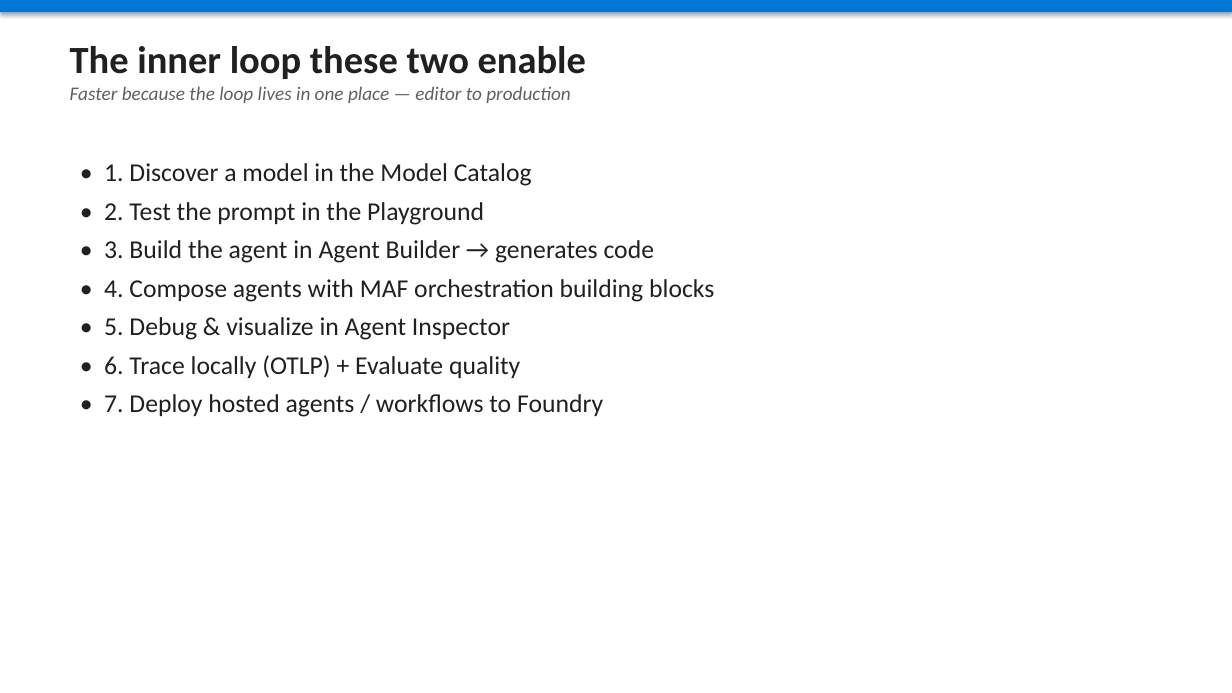
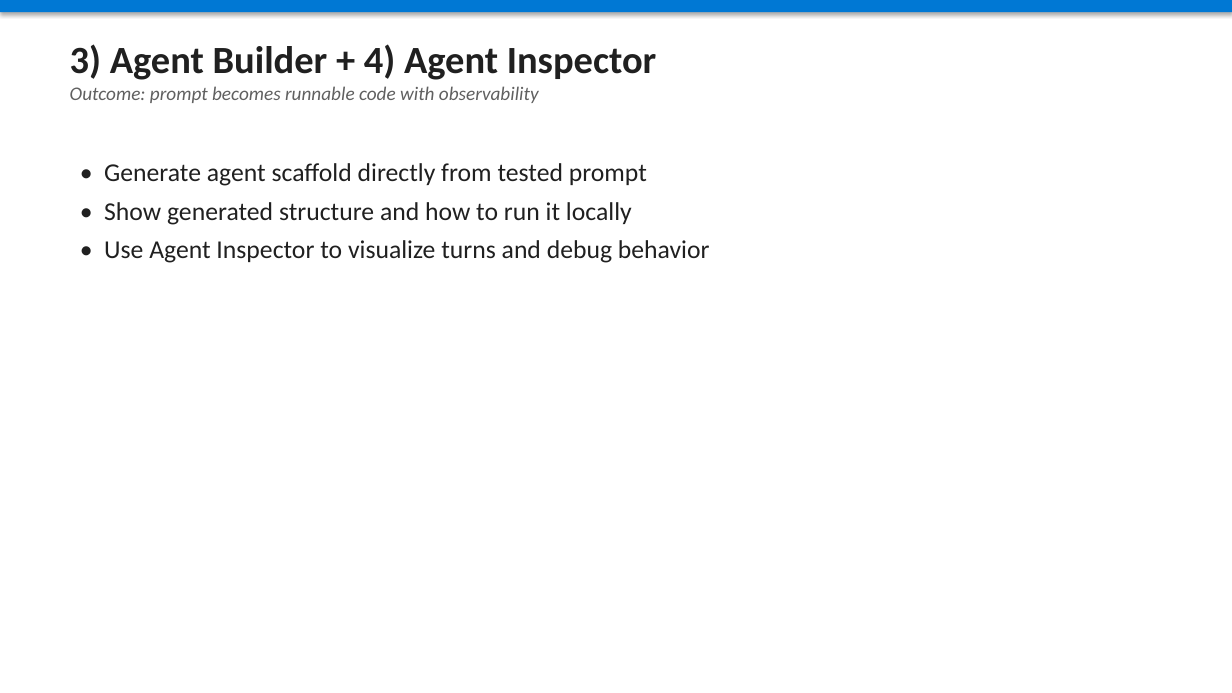
Before and after one commit to hkaanturgut/agent-framework-foundry-demo, a slide deck: slide 7 of deck/Build2026-Recap-Agents.pptx (slide 14 before the commit). Drawn at 1232x693 pixels with LibreOffice and Linux fonts; fonts in the diff are those of the drawing. Boxes give left, top, right and bottom in pixels: in the first picture for what was removed or moved away, otherwise in the second. Text is boxed around its words. In the diff, an @@ line names an element or a change of style, - is before the commit and + after.

```diff
--- a/deck/Build2026-Recap-Agents.pptx
+++ b/deck/Build2026-Recap-Agents.pptx
@@ text at [70,44,657,103]: text changed @@
-The inner loop these two enable
-Faster because the loop lives in one place — editor to production
+3) Agent Builder + 4) Agent Inspector
+Outcome: prompt becomes runnable code with observability
@@ text at [104,163,710,263]: text changed @@
-• 1. Discover a model in the Model Catalog
-• 2. Test the prompt in the Playground
-• 3. Build the agent in Agent Builder → generates code
-• 4. Compose agents with MAF orchestration building blocks
-• 5. Debug & visualize in Agent Inspector
-• 6. Trace locally (OTLP) + Evaluate quality
-• 7. Deploy hosted agents / workflows to Foundry
+• Generate agent scaffold directly from tested prompt
+• Show generated structure and how to run it locally
+• Use Agent Inspector to visualize turns and debug behavior
```
Also in this commit, not shown: 2 other slides changed, 10 slides added, 16 slides removed, 4 other files.
